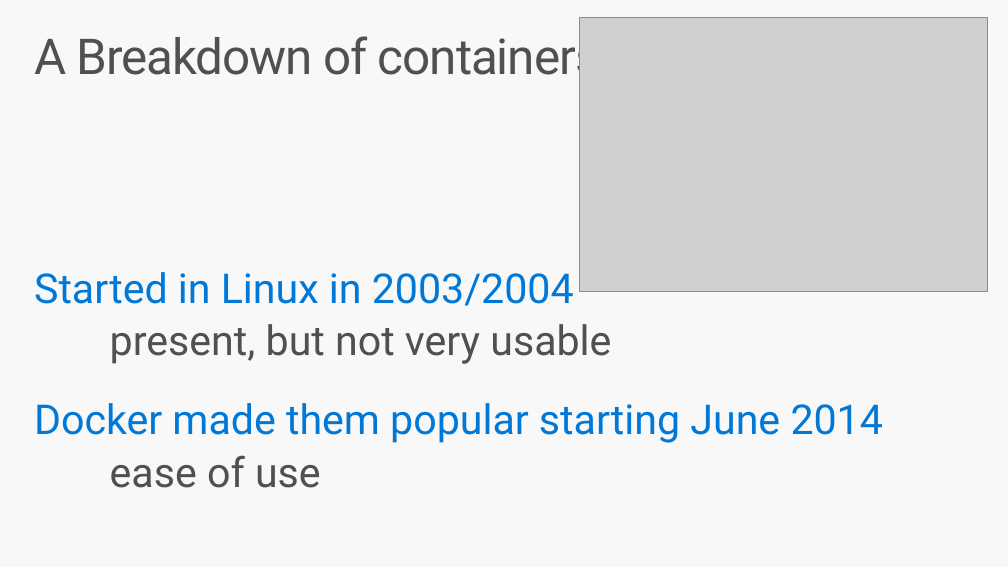
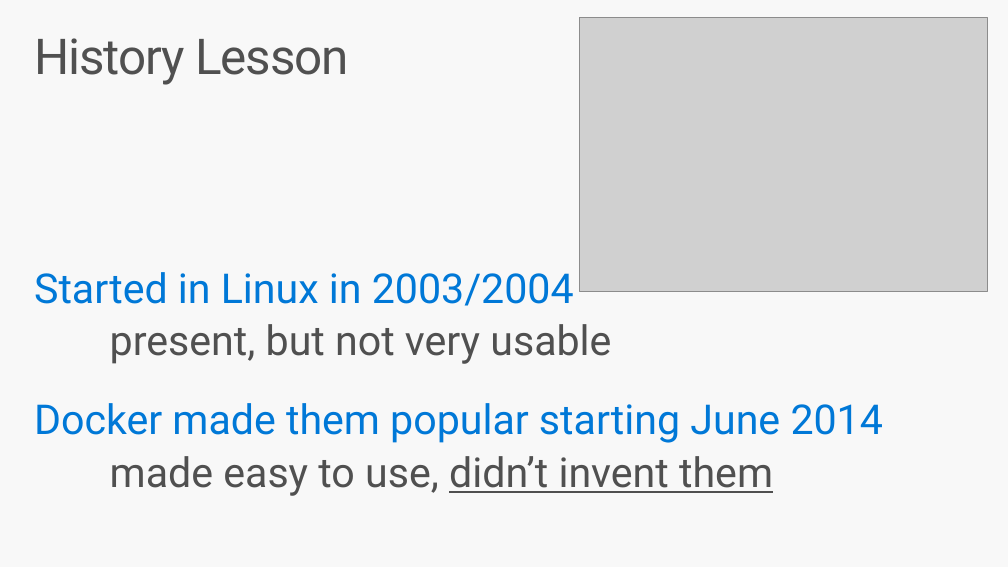
Before and after one commit to brentstineman/PersonalStuff, a slide deck: slide 4 of Presentations/ContainersForWindowsDevs.pptx. Drawn at 1008x567 pixels with LibreOffice and Linux fonts; fonts in the diff are those of the drawing; grey boxes stand for pictures. Boxes give left, top, right and bottom in pixels: in the first picture for what was removed or moved away, otherwise in the second. Text is boxed around its words. In the diff, an @@ line names an element or a change of style, - is before the commit and + after.

```diff
--- a/Presentations/ContainersForWindowsDevs.pptx
+++ b/Presentations/ContainersForWindowsDevs.pptx
@@ title at (x1=34, y1=38, x2=349, y2=85): text changed @@
-A Breakdown of containers
+History Lesson
@@ text at (x1=110, y1=456, x2=773, y2=496): text changed @@
-ease of use
+made easy to use, didn’t invent them
```
Also in this commit, not shown: 12 other slides changed, 1 slide added, 1 slide removed, 1 other file.
